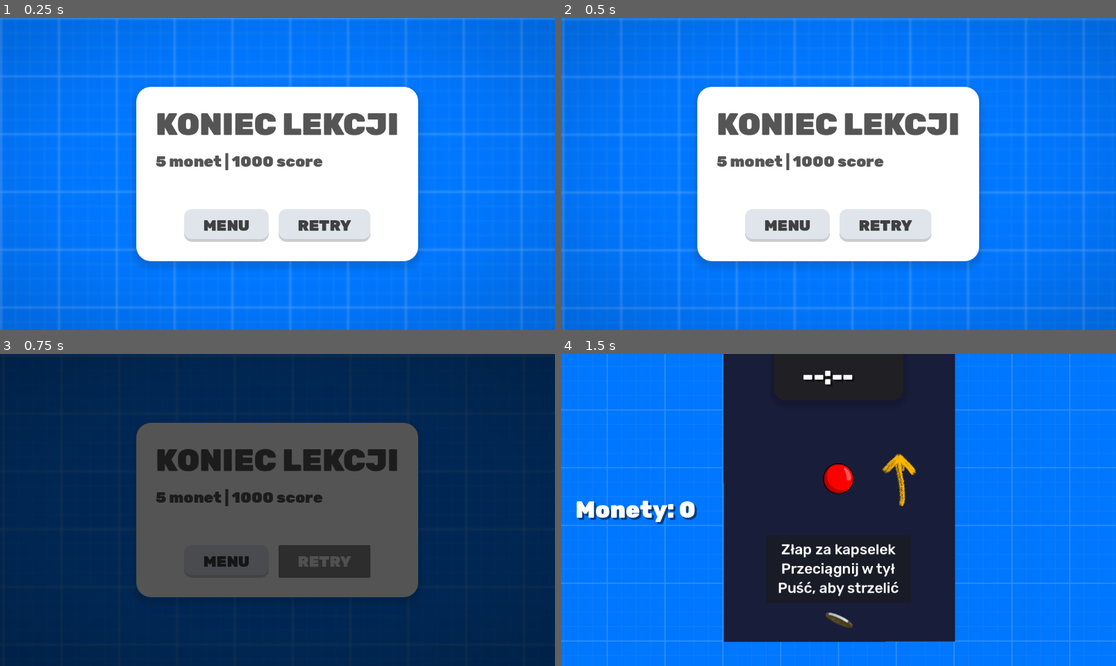
Above: before the commit, frames 1-4 (two rows, left to right).
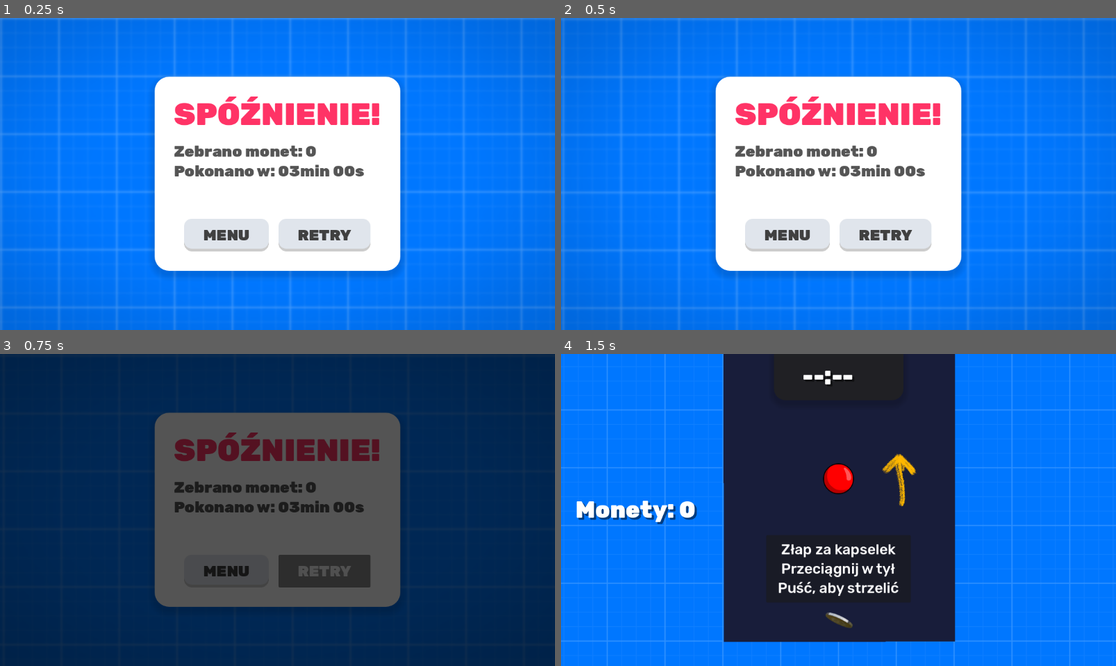
Above: after the commit, the same moments.

Repository: Moderrek/project-ricochet
Game: Godot game, scene res://scenes/menus/end_screen.tscn
Two runs of this game, one before a commit and one after it. Both use one fixed random seed, a clock stepped at 60 frames per second and the inputs below. This scene is started directly instead of the project's main scene.
Inputs (mouse positions are in pixels of both pictures, inside the frame that each line leads up to):
- Up to frame 1 (0.25 s): no input
- Up to frame 2 (0.5 s): no input
- Up to frame 3 (0.75 s): click "RETRY" at 0.5 s
- Up to frame 4 (1.5 s): move the mouse to (960, 494) at 1.27 s; click (960, 494) at 1.42 s

The runs differ from the first frame. In frame 1, 16% of the frame differs, in the area x 24-76%, y 18-83%; in frame 2, 16%; in frame 3, 13%; in frame 4, nothing differs.
Error before the commit: Invalid access to property or key 'time_left' on a base object of type 'Node (game_manager.gd)'. (res://scenes/menus/end_screen.gd:38)

Commit message:
fix(end_screen): update win condition to use timer_seconds instead of time_left

Diff:
--- a/scenes/menus/end_screen.gd
+++ b/scenes/menus/end_screen.gd
@@ -35,7 +35,7 @@
 	var minutes: int = time_spent / 60
 	var seconds: int = time_spent % 60
 
-	var is_win: bool = GameManager.time_left > 0.0
+	var is_win: bool = GameManager.timer_seconds > 0.0
 	if is_win:
 		title_label.text = TITLE_VICTORY_TEXT
 		title_label.add_theme_color_override("font_color", VICTORY_COLOR)
Not shown, changed: .gitignore
